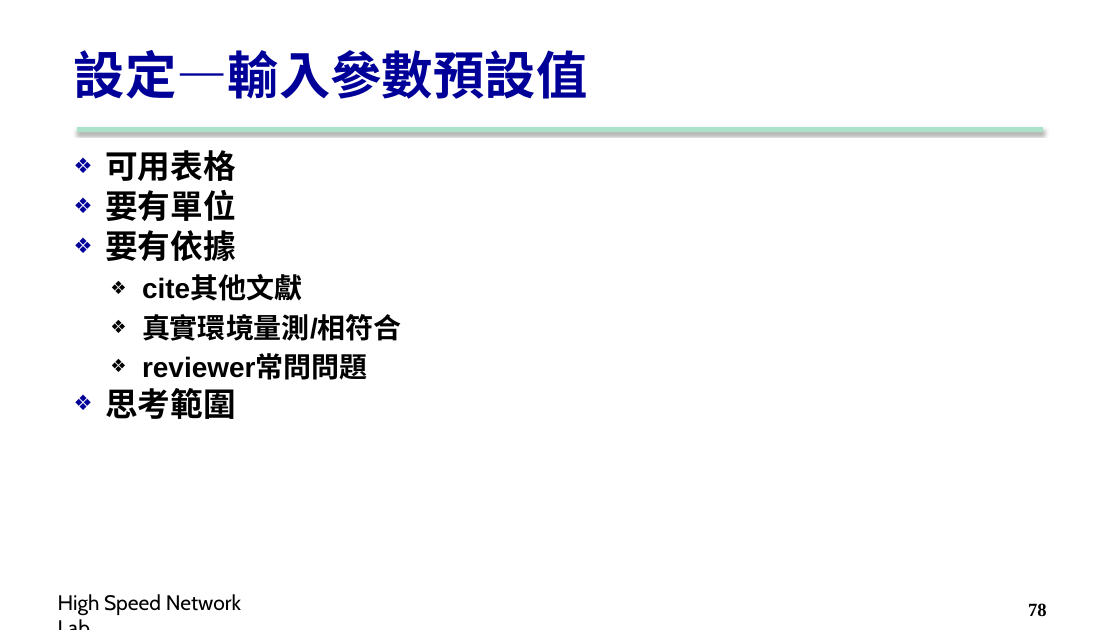
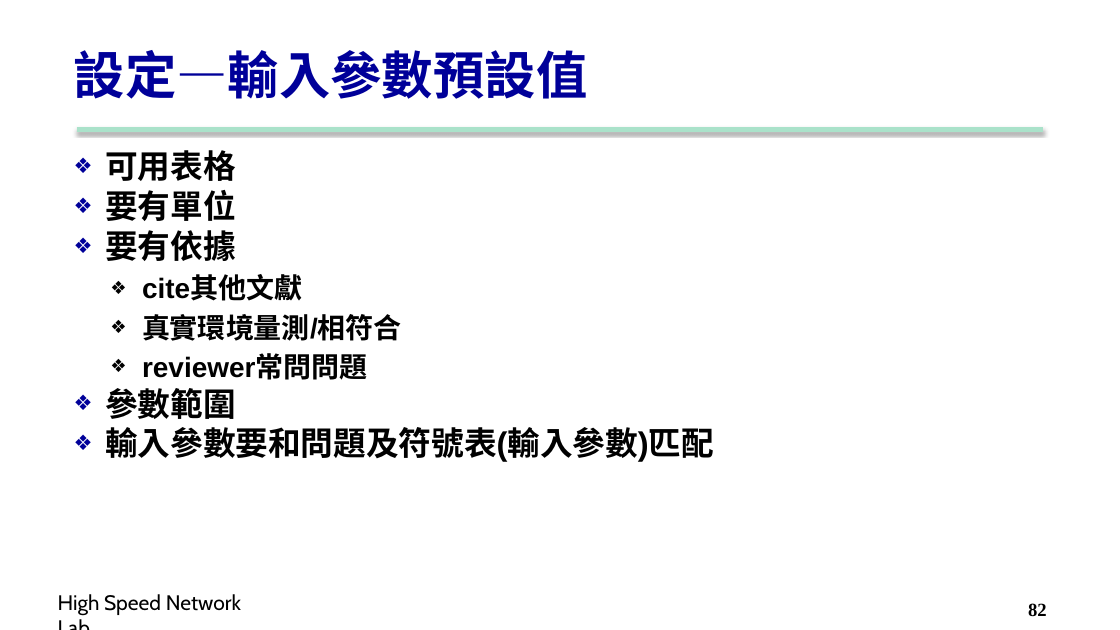
Before and after one commit to carina419/NTUST, a slide deck: slide 82 of MI5014701 科技研究與論文寫作 Technology Research and Thesis Writing/2. Structure.pptx (slide 78 before the commit). Drawn at 1120x630 pixels with LibreOffice and Linux fonts; fonts in the diff are those of the drawing; background and template pictures are left out. Boxes give left, top, right and bottom in pixels: in the first picture for what was removed or moved away, otherwise in the second. Text is boxed around its words. In the diff, an @@ line names an element or a change of style, - is before the commit and + after.

```diff
--- a/MI5014701 科技研究與論文寫作 Technology Research and Thesis Writing/2. Structure.pptx
+++ b/MI5014701 科技研究與論文寫作 Technology Research and Thesis Writing/2. Structure.pptx
@@ text at (105,388,714,462): text changed @@
-  ❖ 思考範圍
+  ❖ 參數範圍
+  ❖ 輸入參數要和問題及符號表(輸入參數)匹配
@@ page number at (1028,603,1047,617): text changed @@
-78
+82
```
Also in this commit, not shown: 20 other slides changed, 4 slides added, 2 other files.
